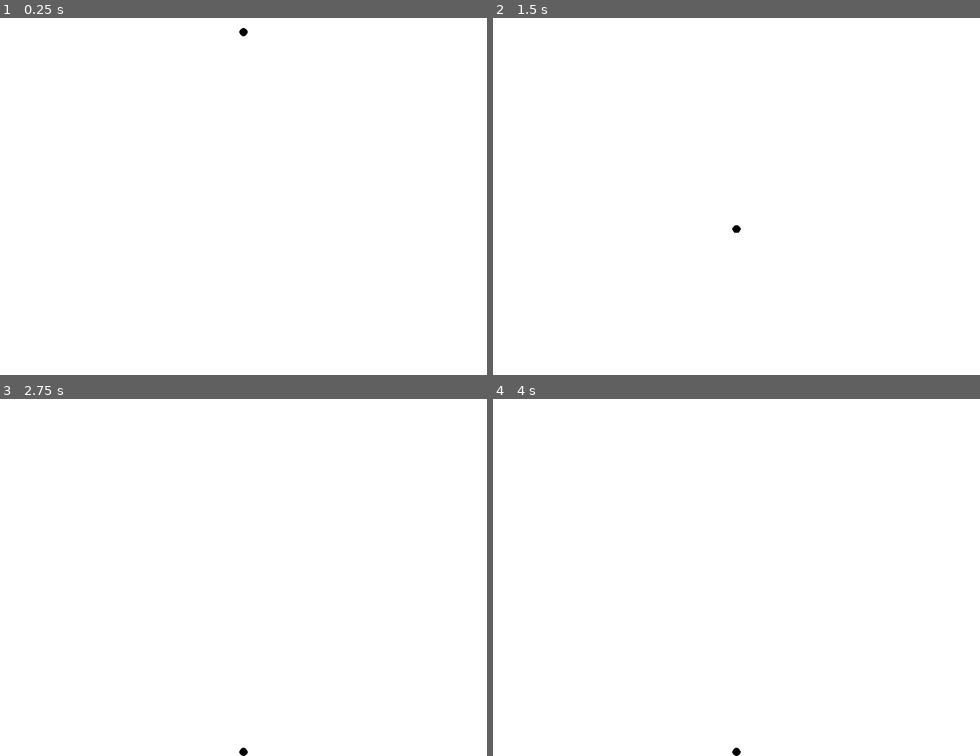
Above: before the commit, frames 1-4 (two rows, left to right).
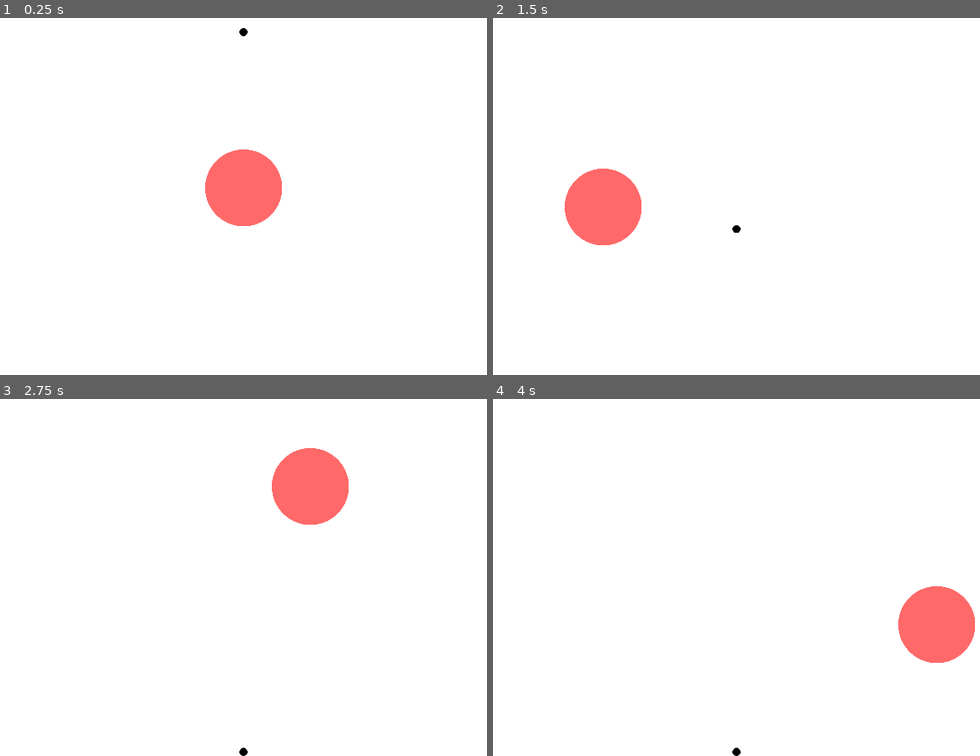
Above: after the commit, the same moments.

Repository: adsuttman/GBGJ1
Game: Godot game, scene res://game.tscn
Same seed, same stepped clock (60 frames per second), same inputs: the game is played once before the commit and once after it.
Inputs (mouse positions are in pixels of both pictures, inside the frame that each line leads up to):
- Up to frame 1 (0.25 s): no input
- Up to frame 2 (1.5 s): tap Enter at 0.5 s; move the mouse to (882, 167) at 0.52 s; click (882, 167) at 0.67 s; tap Space at 1.25 s; move the mouse to (605, 207) at 1.27 s; click (605, 207) at 1.42 s
- Up to frame 3 (2.75 s): tap Enter at 2 s; move the mouse to (311, 484) at 2.02 s; click (311, 484) at 2.17 s
- Up to frame 4 (4 s): tap Space at 2.75 s; move the mouse to (702, 645) at 2.77 s; click (702, 645) at 2.92 s; tap Enter at 3.5 s; move the mouse to (936, 623) at 3.52 s; click (936, 623) at 3.67 s

The runs differ from the first frame. In frame 1, 2.7% of the frame differs, in the area x 42-58%, y 36-59%; in frame 2, 2.7%; in frame 3, 2.7%; in frame 4, 2.7%.

Commit message:
added shove area visualization

Diff:
--- a/ball.tscn
+++ b/ball.tscn
@@ -14,6 +14,7 @@
 lock_rotation = true
 
 [node name="Sprite2D" type="Sprite2D" parent="."]
+modulate = Color(0, 0, 0, 1)
 position = Vector2(2.38419e-07, -1.19209e-06)
 texture = ExtResource("1_vtvyh")
 
--- a/game.gd
+++ b/game.gd
@@ -1,4 +1,5 @@
 extends Node2D
 
 func _ready():
-	Input.mouse_mode = Input.MOUSE_MODE_CONFINED
+#	Input.mouse_mode = Input.MOUSE_MODE_CONFINED
+	pass
--- a/pointer.gd
+++ b/pointer.gd
@@ -1,7 +1,14 @@
 extends Node2D
 @onready var shove_area: Area2D = $ShoveArea
+@onready var indicator: Sprite2D = $ShoveIndicator
+
 @export var ball: RigidBody2D
 @export var shove_strength: float = 500
+@export var positive_color: Color
+@export var negative_color: Color
+
+func _ready() -> void:
+	indicator.self_modulate = negative_color
 
 func _physics_process(delta: float) -> void:
 	var mouse_position = get_viewport().get_mouse_position()
@@ -12,3 +19,13 @@
 		if shove_area.overlaps_body(ball):
 			var force = position.direction_to(ball.position) * shove_strength
 			ball.apply_central_impulse(force)
+
+
+func _on_shove_area_body_entered(body: Node2D) -> void:
+	if body == ball:
+		indicator.self_modulate = positive_color
+
+
+func _on_shove_area_body_exited(body: Node2D) -> void:
+	if body == ball:
+		indicator.self_modulate = negative_color
--- a/pointer.tscn
+++ b/pointer.tscn
@@ -1,6 +1,7 @@
-[gd_scene load_steps=3 format=3 uid="uid://b82et6mdevxth"]
+[gd_scene load_steps=4 format=3 uid="uid://b82et6mdevxth"]
 
 [ext_resource type="Script" path="res://pointer.gd" id="1_tqyq6"]
+[ext_resource type="Texture2D" uid="uid://b747o1a05o1yl" path="res://circle.png" id="2_g3wmh"]
 
 [sub_resource type="CircleShape2D" id="CircleShape2D_qvyfn"]
 radius = 75.0
@@ -8,6 +9,12 @@
 [node name="Pointer" type="Node2D"]
 script = ExtResource("1_tqyq6")
 shove_strength = 750.0
+positive_color = Color(0, 1, 0, 0.588235)
+negative_color = Color(1, 0, 0, 0.588235)
+
+[node name="ShoveIndicator" type="Sprite2D" parent="."]
+scale = Vector2(0.575, 0.575)
+texture = ExtResource("2_g3wmh")
 
 [node name="ShoveArea" type="Area2D" parent="."]
 gravity_point_center = Vector2(0, 0)
@@ -17,3 +24,6 @@
 
 [node name="CollisionShape2D" type="CollisionShape2D" parent="ShoveArea"]
 shape = SubResource("CircleShape2D_qvyfn")
+
+[connection signal="body_entered" from="ShoveArea" to="." method="_on_shove_area_body_entered"]
+[connection signal="body_exited" from="ShoveArea" to="." method="_on_shove_area_body_exited"]
Binary file changed: ball.png
Binary file added: circle.png
Not shown, added: circle.png.import
